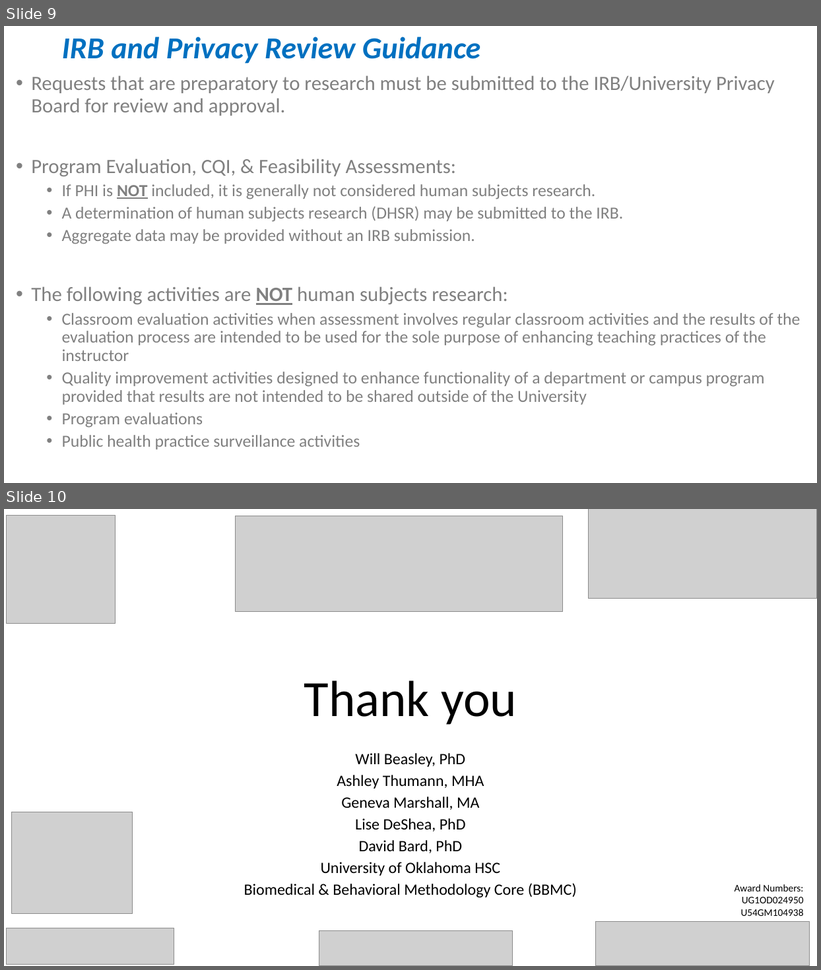
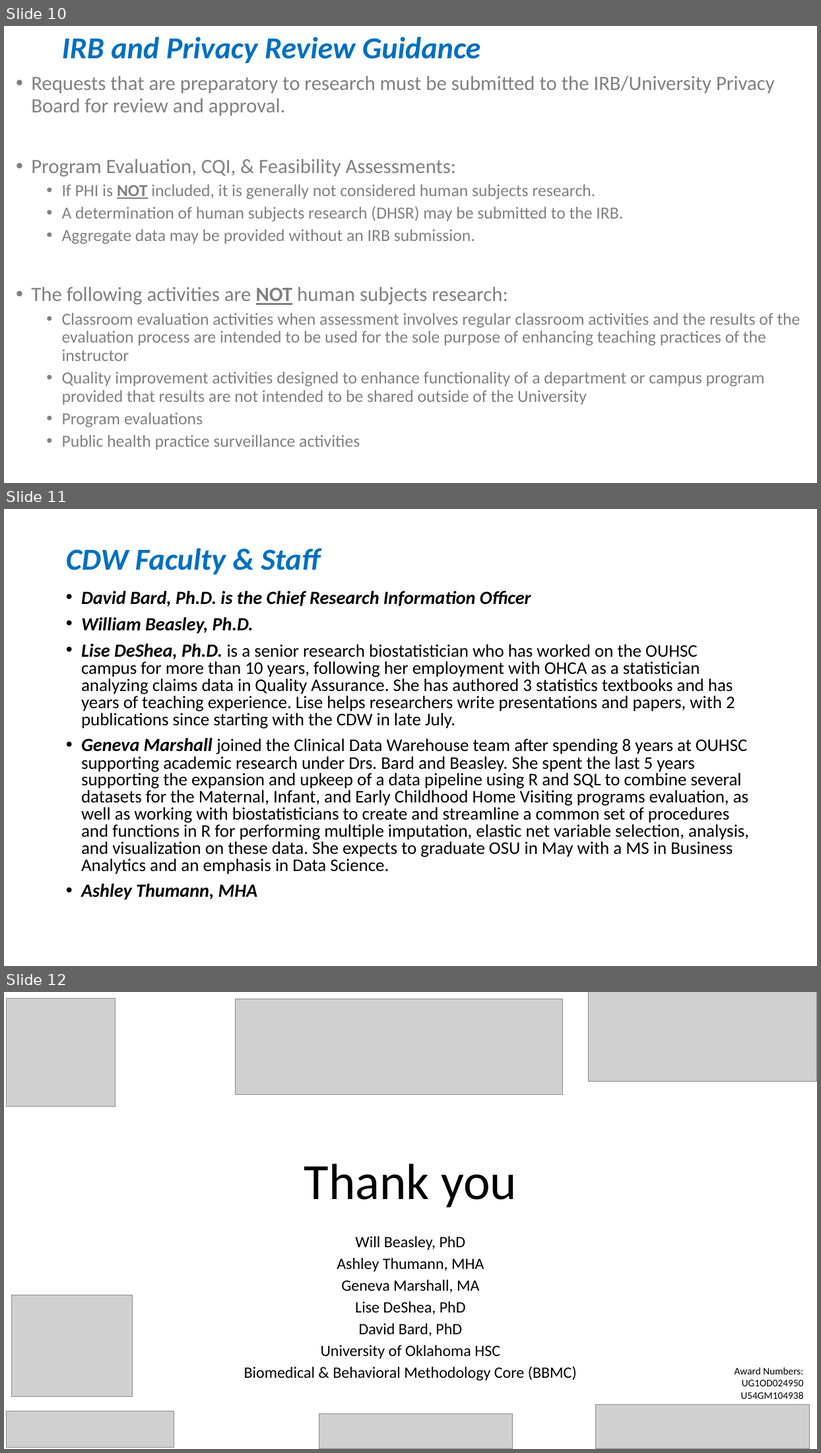
Before and after one commit to OuhscBbmc/prairie-outpost-public, a slide deck: publications/presentation-2020-12-ou-health/cdw-2020-12.pptx. Shown one above the other, each under a label of ours: slides 9 and 10 before the commit, slides 10, 11 and 12 after it. The pictures are 821x970 and 821x1453 pixels, drawn with LibreOffice and Linux fonts; fonts in the diff are those of the drawing; grey boxes stand for pictures; background and template pictures are left out. Boxes give left, top, right and bottom in pixels: in the first picture for what was removed or moved away, otherwise in the second. Text is boxed around its words. In the diff, an @@ line names an element or a change of style, - is before the commit and + after.

```diff
--- a/publications/presentation-2020-12-ou-health/cdw-2020-12.pptx
+++ b/publications/presentation-2020-12-ou-health/cdw-2020-12.pptx
@@ slide 11 added at (4, 509, 817, 966), background #FFFFFF @@
@@ title added at (66, 548, 320, 575), 36 pt, text #0070C0, bold, italic @@
+CDW Faculty & Staff
@@ text added at (81, 591, 749, 900), 21 pt, text #000000 @@
+• David Bard, Ph.D. is the Chief Research Information Officer
+• William Beasley, Ph.D.
+• Lise DeShea, Ph.D. is a senior research biostatistician who has worked on the OUHSC campus for more than 10 years, following her employment with OHCA as a statistician analyzing claims data in Quality Assurance. She has authored 3 statistics textbooks and has years of teaching experience. Lise helps researchers write presentations and papers, with 2 publications since starting with the CDW in late July.
+• Geneva Marshall joined the Clinical Data Warehouse team after spending 8 years at OUHSC supporting academic research under Drs. Bard and Beasley. She spent the last 5 years supporting the expansion and upkeep of a data pipeline using R and SQL to combine several datasets for the Maternal, Infant, and Early Childhood Home Visiting programs evaluation, as well as working with biostatisticians to create and streamline a common set of procedures and functions in R for performing multiple imputation, elastic net variable selection, analysis, and visualization on these data. She expects to graduate OSU in May with a MS in Business Analytics and an emphasis in Data Science.
+• Ashley Thumann, MHA
@@ what was slide 9 is now slide 10 @@
@@ what was slide 10 is now slide 12 @@
```
Also in this commit, not shown: 1 slide changed, 1 other slide added.
